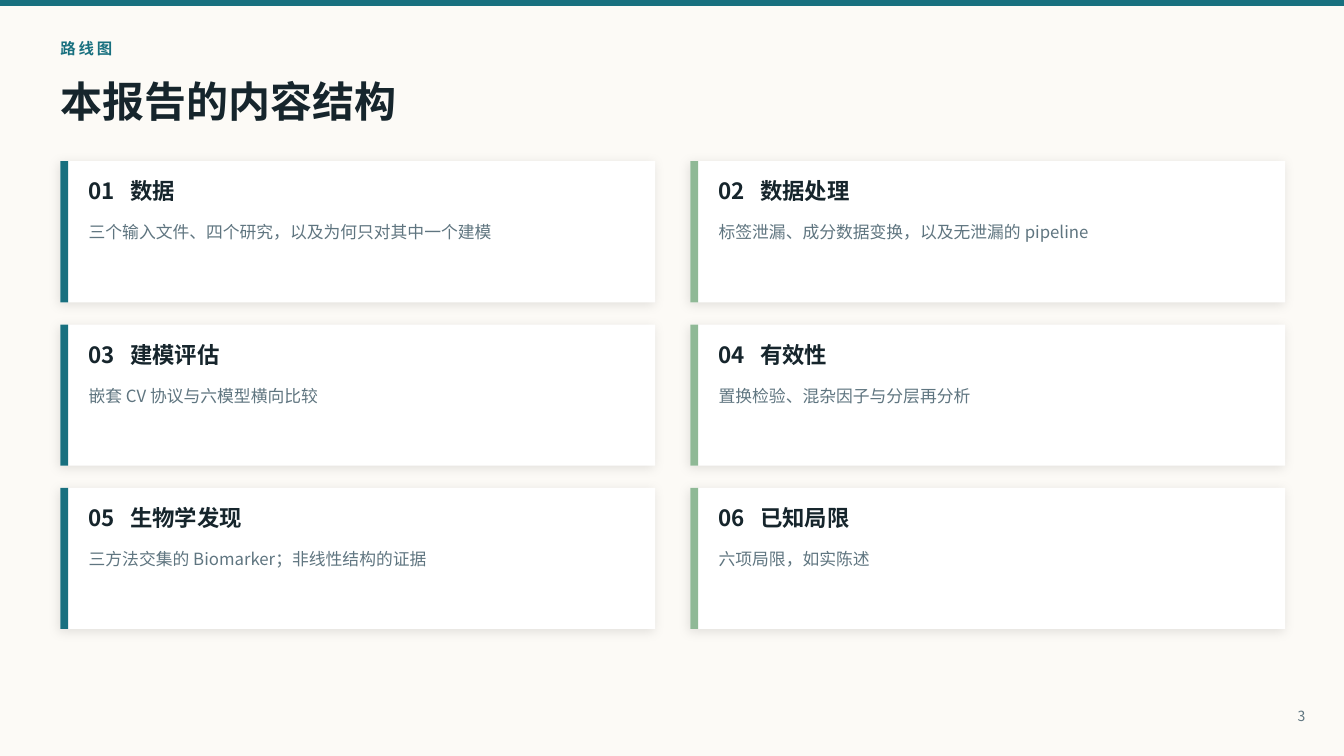
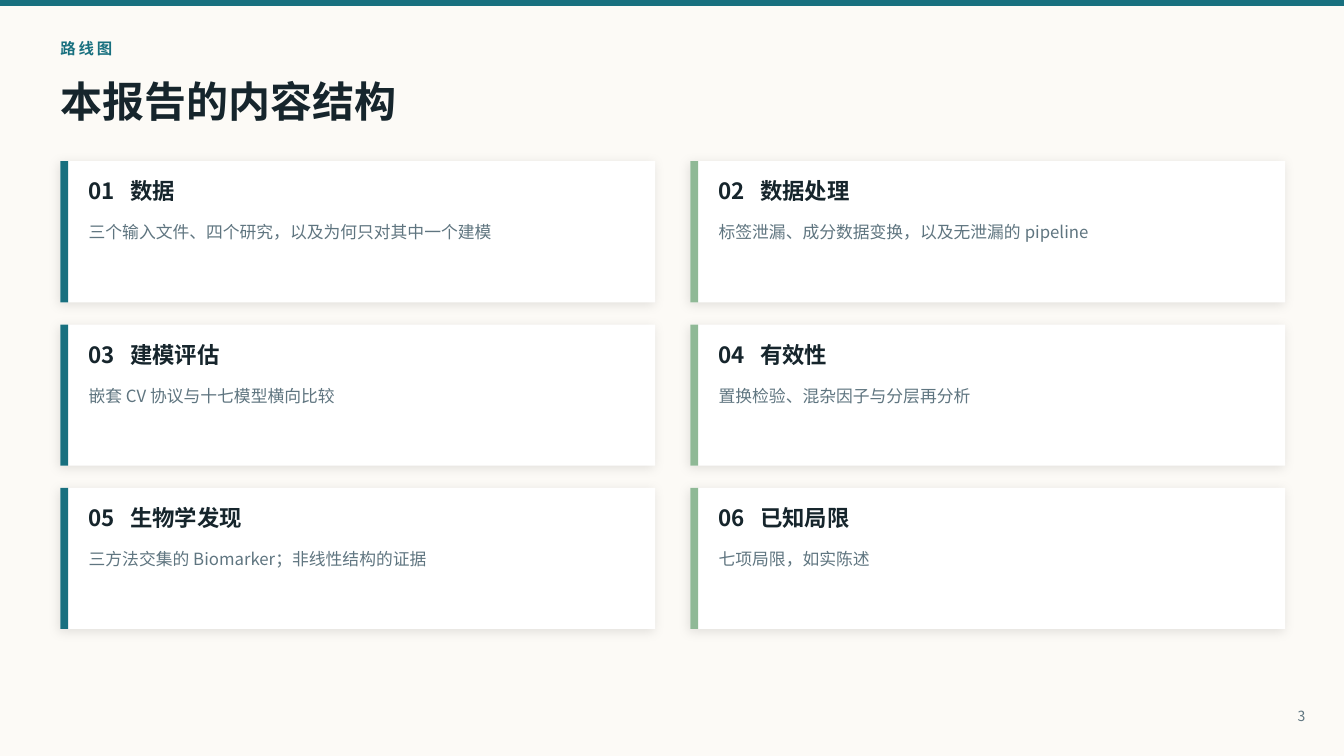
Before and after one commit to pengsihua2023/Christina-machine-learning-project, a slide deck: slide 3 of slides/Influenza_Microbiome_ML_Overview_ZH.pptx. Drawn at 1344x756 pixels with LibreOffice and Linux fonts; fonts in the diff are those of the drawing. Boxes give left, top, right and bottom in pixels: in the first picture for what was removed or moved away, otherwise in the second. Text is boxed around its words. In the diff, an @@ line names an element or a change of style, - is before the commit and + after.

```diff
--- a/slides/Influenza_Microbiome_ML_Overview_ZH.pptx
+++ b/slides/Influenza_Microbiome_ML_Overview_ZH.pptx
@@ text at (x1=89, y1=388, x2=335, y2=404): text changed @@
-嵌套 CV 协议与六模型横向比较
+嵌套 CV 协议与十七模型横向比较
@@ text at (x1=719, y1=551, x2=870, y2=567): text changed @@
-六项局限，如实陈述
+七项局限，如实陈述
```
Also in this commit, not shown: 17 other slides changed, 2 slides added, 1 slide removed, 3 other files.
